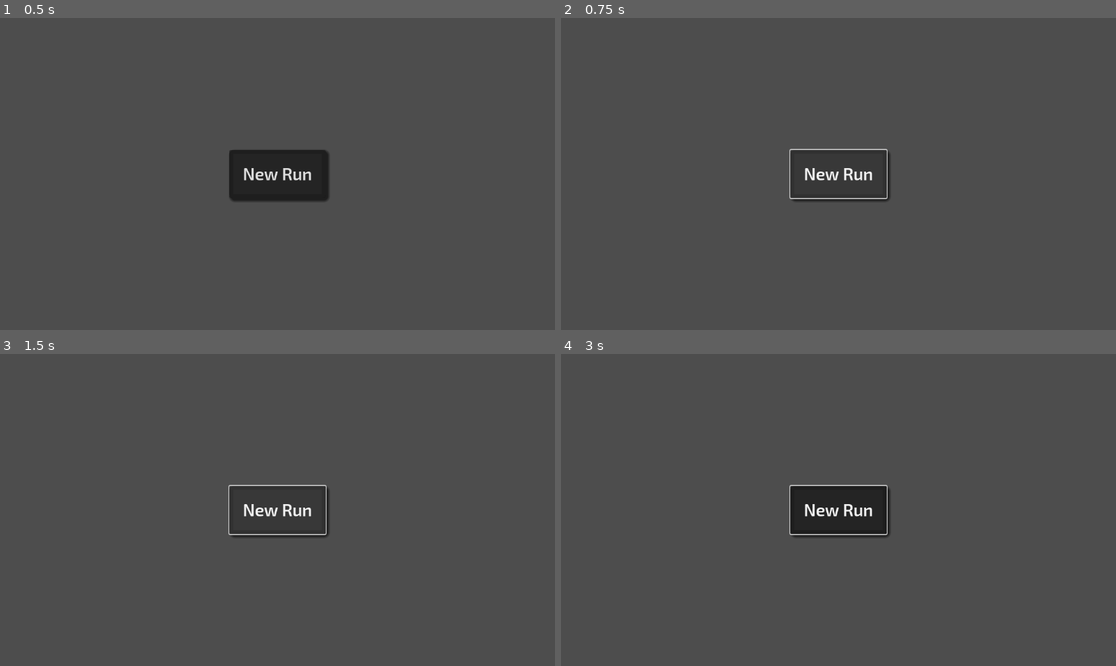
Above: before the commit, frames 1-4 (two rows, left to right).
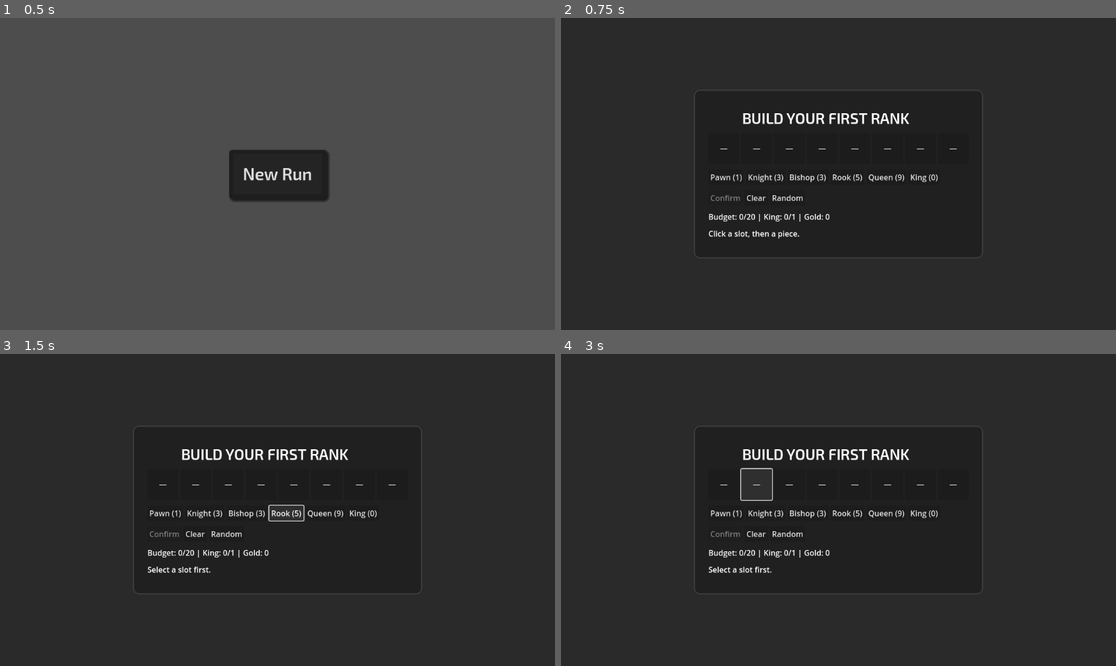
Above: after the commit, the same moments.

Repository: twippimehu/Infinite-Gambit
Game: Godot game, scene res://scenes/menu.tscn
Two runs of this game, one before a commit and one after it. Both use one fixed random seed, a clock stepped at 60 frames per second and the inputs below.
Inputs (mouse positions are in pixels of both pictures, inside the frame that each line leads up to):
- Up to frame 1 (0.5 s): no input
- Up to frame 2 (0.75 s): click "New Run" at 0.5 s
- Up to frame 3 (1.5 s): click (277, 510) at 1.25 s, where only the run before the commit has a clickable "New Run"
- Up to frame 4 (3 s): click (721, 485) at 2 s, where only the run after the commit has a clickable "—"; click (755, 485) at 2.75 s, where only the run after the commit has a clickable "—"

Frame 1 is identical in both runs. In frame 2, 97% of the frame differs, in the area x 0-100%, y 0-100%; in frame 3, 97%; in frame 4, 96%.
Error before the commit: Parse Error: Unexpected identifier "version" in class body. (res://engine/game_manager.gd:1)

Commit message:
Add working gold counter and outline piece graphics

Diff:
--- a/engine/board.gd
+++ b/engine/board.gd
@@ -64,8 +64,8 @@
 
 
 func _update_gold() -> void:
-	if has_node("Panel/VBoxContainer/GoldLabel"):
-		var label := $Panel/VBoxContainer/GoldLabel
+	if has_node("Panel2/GoldLabel"):
+		var label: Label = $Panel2/GoldLabel
 		label.text = "Gold: %d" % Game.gold
 
 
--- a/engine/game_manager.gd
+++ b/engine/game_manager.gd
@@ -1,3 +1,190 @@
-version https://git-lfs.github.com/spec/v1
-oid sha256:fdadf742b476f22023384e3cd51e0a63015d6c936bad34cfcb6f0dc8ee83bb6f
-size 5443
+extends Node
+class_name GameManager
+
+signal run_started(stage:int)
+signal battle_started(stage:int, enemy_cfg:Dictionary)
+signal battle_ended(stage:int, won:bool, turns:int)
+signal reward_granted(kind:String, data:Dictionary)
+
+# ---------- Run state ----------
+var run_active: bool = false
+var seed: int = 0
+var rng: RandomNumberGenerator
+var stage: int = 0               # starts at 1 on first battle
+var wins: int = 0
+var gold: int = 0
+var upgrades: Array = []         # simple string tags for now, e.g. ["+1pawn_cap","rook_buff"]
+var player_budget: int = 20      # draft budget for player at start; adjust if you have a different value
+var army_layout: Array = []
+var last_battle_result: Dictionary = {}
+
+# For opponent generation between battles
+var enemy_history: Array = []    # list of {stage, budget, ai:{depth,noise}, fen?}
+
+# Scene paths (adjust if your paths differ)
+const SCN_MENU   := "res://scenes/menu.tscn"
+const SCN_DRAFT  := "res://scenes/draft.tscn"
+const SCN_BOARD  := "res://scenes/board.tscn"
+const SCN_REWARD := "res://scenes/reward.tscn"
+
+func _ready() -> void:
+	# Autoload expected. If not autoloaded, add this script as a singleton.
+	pass
+
+# ---------- Run control ----------
+func start_new_run(_seed:int = Time.get_unix_time_from_system()) -> void:
+	seed = int(_seed)
+	rng = RandomNumberGenerator.new()
+	rng.seed = seed
+	run_active = true
+
+	# Only reset gold on very first stage
+	if stage <= 1:
+		gold = 0
+
+	stage = 1
+	wins = 0
+	upgrades.clear()
+	enemy_history.clear()
+
+	emit_signal("run_started", stage)
+	_change_scene(SCN_DRAFT)
+
+func proceed_to_battle() -> void:
+	assert(run_active)
+	var enemy_cfg := _make_enemy_cfg(stage)
+	enemy_history.append(enemy_cfg)
+	emit_signal("battle_started", stage, enemy_cfg)
+	# board.gd should read this via GameManager.get_current_enemy_cfg()
+	_change_scene(SCN_BOARD)
+
+func proceed_to_reward(_won: bool, _turns: int) -> void:
+	last_battle_result = {"won": _won, "turns": _turns}
+	emit_signal("battle_ended", stage, _won, _turns)
+
+	if _won:
+		wins += 1
+		var base := 5 + int(2.0 * stage)
+		var quick_bonus := 2 if (_turns > 0 and _turns <= 30) else 0
+		gold += base + quick_bonus
+		_change_scene(SCN_REWARD)
+	else:
+		run_active = false
+		_change_scene(SCN_MENU)
+
+
+# Called by board.gd when a battle ends
+func on_battle_end(won: bool, turns: int) -> void:
+	print("Battle ended. Won:", won, "Turns:", turns)
+
+	if won:
+		# Progress to reward screen
+		get_tree().change_scene_to_file("res://scenes/reward.tscn")
+	else:
+		# Lost — start a new run
+		start_new_run()
+
+# Called by reward.gd after player takes a reward
+func on_reward_chosen(kind:String, data:Dictionary) -> void:
+	match kind:
+		"gold":
+			gold += int(data.get("amount", 0))
+			# Update gold label if board is open
+			if has_node("/root/Board"):
+				var board = get_node("/root/Board")
+				if board.has_method("_update_gold"):
+					board._update_gold()
+
+		"upgrade":
+			var tag := String(data.get("tag",""))
+			if tag != "":
+				upgrades.append(tag)
+				emit_signal("reward_granted", kind, data)
+		"budget_inc":
+			player_budget += int(data.get("amount", 0))
+		_:
+			pass
+
+	stage += 1
+	proceed_to_battle()
+
+
+# ---------- Data accessors used by scenes ----------
+func get_run_summary() -> Dictionary:
+	return {
+		"stage": stage,
+		"wins": wins,
+		"gold": gold,
+		"upgrades": upgrades.duplicate(),
+		"player_budget": player_budget
+	}
+
+func get_current_enemy_cfg() -> Dictionary:
+	# Last appended enemy
+	if enemy_history.is_empty():
+		return _make_enemy_cfg(stage) # fallback
+	return enemy_history[enemy_history.size()-1]
+
+# Reward generation for reward.gd UI
+func generate_reward_choices() -> Array:
+	# Three options: scaled gold, one upgrade tag, and a draft budget increase
+	var choices:Array = []
+
+	var gold_amt := 3 + 2 * stage
+	choices.append({
+		"kind":"gold",
+		"title":"+%d Gold" % gold_amt,
+		"desc":"Gain gold for shops and future features.",
+		"data":{"amount":gold_amt}
+	})
+
+	var up_tag := _roll_upgrade_tag()
+	choices.append({
+		"kind":"upgrade",
+		"title":"Upgrade: %s" % up_tag,
+		"desc":"Adds a passive modifier for this run.",
+		"data":{"tag":up_tag}
+	})
+
+	var budget_amt := 2 + int(stage/2)
+	choices.append({
+		"kind":"budget_inc",
+		"title":"+%d Draft Budget" % budget_amt,
+		"desc":"Increase starting piece budget for next battles.",
+		"data":{"amount":budget_amt}
+	})
+
+	return choices
+
+# ---------- Scaling & generation ----------
+func _make_enemy_cfg(at_stage:int) -> Dictionary:
+	# Enemy draft budget and AI settings scale with stage
+	var budget := 16 + 2 * at_stage + int(0.5 * max(at_stage-5, 0))
+	var depth: int = clamp(1 + int((at_stage - 1) / 3), 1, 4)
+	var noise: float = clamp(0.25 - 0.03 * at_stage, 0.05, 0.25)
+
+	return {
+		"stage": at_stage,
+		"budget": budget,
+		"ai": {"depth": depth, "noise": noise}
+	}
+
+func _roll_upgrade_tag() -> String:
+	# Light pool. Expand later.
+	var pool := [
+		"+1pawn_cap",          # allow 1 extra pawn in future enemy/player drafts
+		"minor_mobility",      # small move-bonus hooks you can apply in board.gd later
+		"opening_bonus",       # start with +1 random minor piece in draft if budget allows
+		"bank_interest",       # +1 gold after each win
+		"tactics_hint"         # future: show more legal targets
+	]
+	if upgrades.size() >= 1 and "bank_interest" in upgrades:
+		# reduce duplicate bias
+		pool.erase("bank_interest")
+	return pool[rng.randi_range(0, pool.size()-1)]
+
+# ---------- Scene jump ----------
+func _change_scene(path:String) -> void:
+	var err := get_tree().change_scene_to_file(path)
+	if err != OK:
+		push_error("Scene change failed: %s" % path)
--- a/scenes/board.tscn
+++ b/scenes/board.tscn
@@ -1,10 +1,25 @@
-[gd_scene load_steps=4 format=3 uid="uid://h6gh84l3l6v7"]
+[gd_scene load_steps=6 format=3 uid="uid://h6gh84l3l6v7"]
 
 [ext_resource type="Script" uid="uid://oc6qppx0sgdj" path="res://engine/board.gd" id="1_tx6nw"]
 [ext_resource type="Texture2D" uid="uid://doq8mai3gumpy" path="res://assets/chess/vector-chess-pieces/Board Brown.svg" id="2_nglv8"]
+[ext_resource type="FontFile" uid="uid://cckircs02opgx" path="res://assets/fonts/Exo2-SemiBold.ttf" id="3_nglv8"]
 
 [sub_resource type="StyleBoxFlat" id="StyleBoxFlat_tx6nw"]
 bg_color = Color(0.6, 0.6, 0.6, 0)
+
+[sub_resource type="StyleBoxFlat" id="StyleBoxFlat_nglv8"]
+bg_color = Color(0.140447, 0.140447, 0.140447, 1)
+border_width_left = 4
+border_width_top = 4
+border_width_right = 4
+border_width_bottom = 4
+border_color = Color(0, 0, 0, 1)
+border_blend = true
+corner_radius_top_left = 3
+corner_radius_top_right = 3
+corner_radius_bottom_right = 3
+corner_radius_bottom_left = 3
+shadow_size = 4
 
 [node name="Board" type="Node2D"]
 script = ExtResource("1_tx6nw")
@@ -61,3 +76,27 @@
 
 [node name="BudgetLabel" type="Label" parent="Panel/VBoxContainer"]
 layout_mode = 2
+
+[node name="Panel2" type="Panel" parent="."]
+offset_left = -570.0
+offset_top = 262.0
+offset_right = -421.0
+offset_bottom = 315.0
+theme_override_styles/panel = SubResource("StyleBoxFlat_nglv8")
+
+[node name="GoldLabel" type="Label" parent="Panel2"]
+layout_mode = 1
+anchors_preset = 8
+anchor_left = 0.5
+anchor_top = 0.5
+anchor_right = 0.5
+anchor_bottom = 0.5
+offset_left = -51.5
+offset_top = -23.0
+offset_right = 51.5
+offset_bottom = 23.0
+grow_horizontal = 2
+grow_vertical = 2
+theme_override_fonts/font = ExtResource("3_nglv8")
+theme_override_font_sizes/font_size = 31
+text = "Gold: 0"
